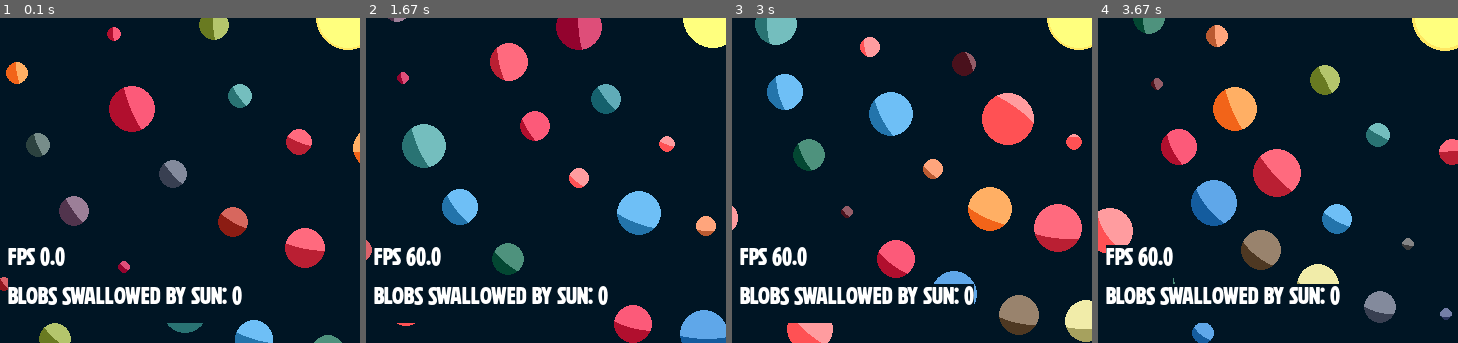
Above: before the commit, frames 1-4 (left to right).
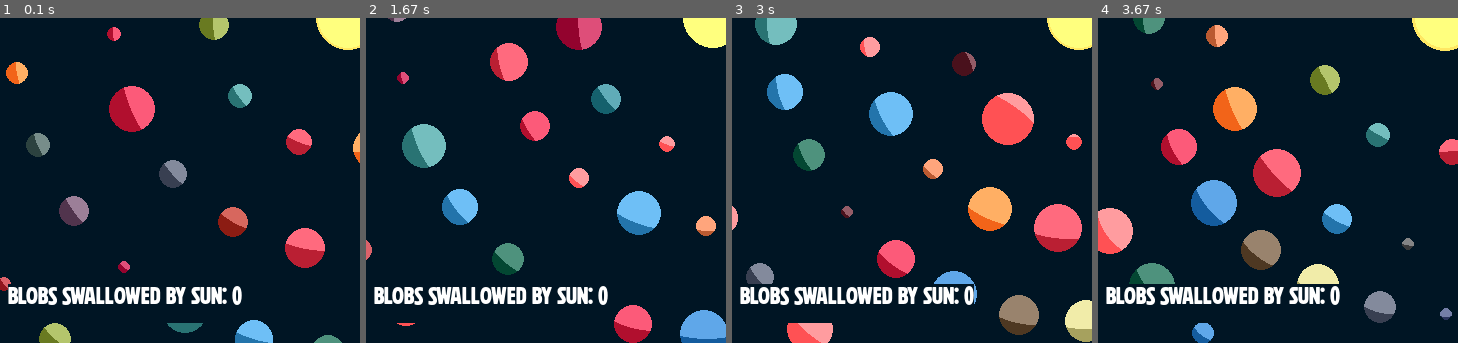
Above: after the commit, the same moments.

Repository: jmottster/newton
Game: pygame game, started from main.py
Same seed, same stepped clock (60 frames per second), same inputs: the game is played once before the commit and once after it.
Inputs:
- Up to frame 1 (0.1 s): no input
- Up to frame 2 (1.67 s): tap Space at 0.33, 0.73, 1.03, 1.23, 1.57 s
- Up to frame 3 (3 s): tap Space at 1.87, 2.07, 2.37, 2.63, 2.97 s
- Up to frame 4 (3.67 s): tap Space at 3.27, 3.4 s
The pictures show only the part of the screen within x 2-52%, y 50-100%; the shares and areas given below are measured in that part.

The runs differ from the first frame. In frame 1, 0.6% of the frame differs, in the area x 2-19%, y 70-82%; in frame 2, 0.7%; in frame 3, 1.1%; in frame 4, 1.4%, in the area x 2-21%, y 69-82%.

Commit message:
small tweaks

Diff:
--- a/newtons_blobs/blob_physics.py
+++ b/newtons_blobs/blob_physics.py
@@ -192,10 +192,10 @@
         dx = blob2.x - blob1.x
         dy = blob2.y - blob1.y
         dz = blob2.z - blob1.z
-        dd = (blob1.orig_radius[0] * 0.90) + blob2.orig_radius[0]
+        # dd = (blob1.orig_radius[0] * 0.90) + blob2.orig_radius[0]
         d = math.sqrt((dx**2) + (dy**2) + (dz**2))
 
-        if d < BlobPhysics.GRAVITATIONAL_RANGE and d > 0:
+        if d < BlobPhysics.GRAVITATIONAL_RANGE:
             F = BlobPhysics.g * blob1.mass * blob2.mass / d**2
 
             theta = math.acos(dz / d)
@@ -213,7 +213,7 @@
             blob2.vy -= fdy / blob2.mass * TIMESCALE
             blob2.vz -= fdz / blob2.mass * TIMESCALE
 
-        elif d > BlobPhysics.GRAVITATIONAL_RANGE and blob1.name == CENTER_BLOB_NAME:
+        elif blob1.name == CENTER_BLOB_NAME:
             # If out of Sun's gravitational range, kill it
             blob2.dead = True
             blob2.escaped = True
--- a/newtons_blobs/blob_plotter.py
+++ b/newtons_blobs/blob_plotter.py
@@ -289,6 +289,7 @@
         """
         checked: Dict[int, int] = {}
         self.z_axis.clear()
+        pg = self.proximity_grid
 
         def check_blobs(blob1: MassiveBlob, blobs: npt.NDArray) -> None:
             if blobs is None:
@@ -300,7 +301,7 @@
                         bp.gravitational_pull(blob1, blob2)
 
         def check_grid(blob: MassiveBlob) -> None:
-            pg = self.proximity_grid
+
             gk: Tuple[int, int, int] = blob.grid_key()
 
             # Using the grid approach for optimization. Instead of every blob checking every blob,
@@ -317,12 +318,12 @@
                             pg[gk[0] + x_offset][gk[1] + y_offset][gk[2] + z_offset],
                         )
 
-        for i in range(1, len(self.blobs)):
-            bp.gravitational_pull(self.blobs[0], self.blobs[i])
-
         # dirty hack to minimize bouncing off center blob (i.e., since this will run again in loop, that double
         #   check of collision with center blob makes getting sucked into center blob more likely)
         check_grid(self.blobs[0])
+
+        for i in range(1, len(self.blobs)):
+            bp.gravitational_pull(self.blobs[0], self.blobs[i])
 
         for i in range(0, len(self.blobs)):
 
--- a/newtons_blobs/blob_runner.py
+++ b/newtons_blobs/blob_runner.py
@@ -270,10 +270,10 @@
 
             self.display_elapsed_time()
 
-            if CLOCK_FPS:
-                self.display.fps_render(
-                    (20, self.display.get_height() - 20),
-                )
+        if CLOCK_FPS:
+            self.display.fps_render(
+                (20, self.display.get_height() - 20),
+            )
 
         self.display.update()
 
--- a/newtons_blobs/globals.py
+++ b/newtons_blobs/globals.py
@@ -27,7 +27,7 @@
 
 AUTO_SAVE_LOAD = True
 # Change to scale the size of universe (thus window)
-CLOCK_FPS = True
+CLOCK_FPS = False
 LIGHTING = True
 SCALE_PERCENT = 1
 AU_SCALE_FACTOR = 500 * SCALE_PERCENT  # Number of pixels to equal 1 AU
